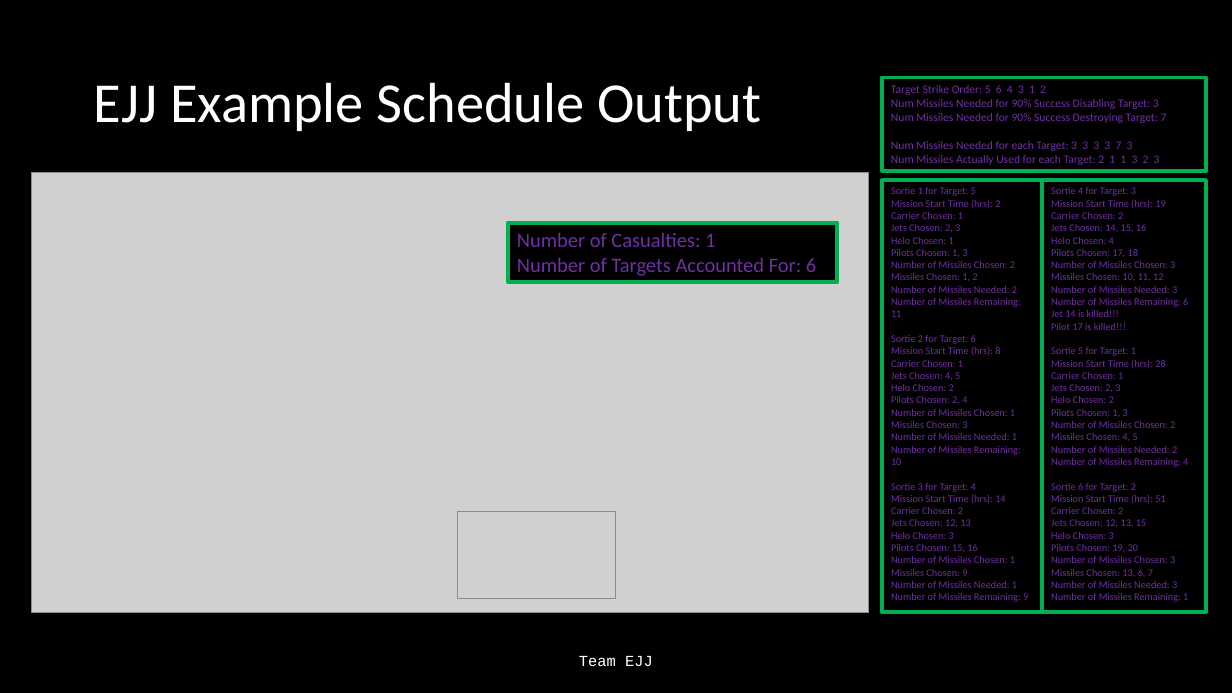
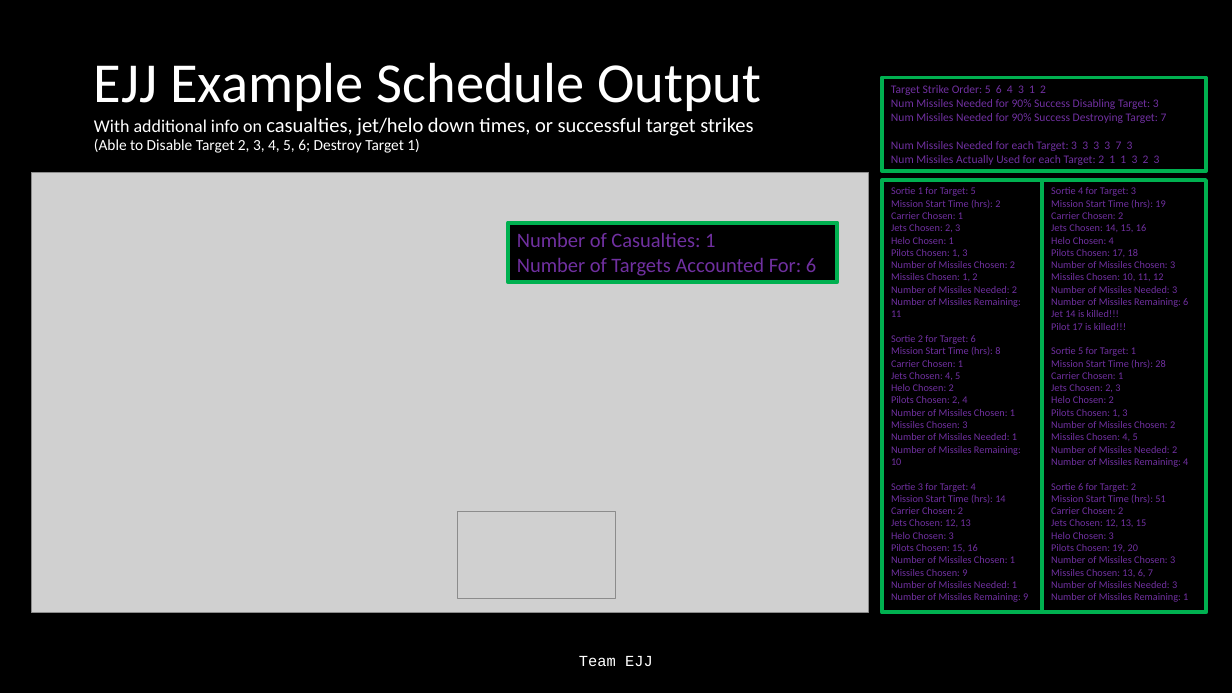
Before and after one commit to Jonathan805/RestrictedPlanning, a slide deck: slide 14 of TeamEJJ.pptx (slide 7 before the commit). Drawn at 1232x693 pixels with LibreOffice and Linux fonts; fonts in the diff are those of the drawing; grey boxes stand for pictures. Boxes give left, top, right and bottom in pixels: in the first picture for what was removed or moved away, otherwise in the second. Text is boxed around its words. In the diff, an @@ line names an element or a change of style, - is before the commit and + after.

```diff
--- a/TeamEJJ.pptx
+++ b/TeamEJJ.pptx
@@ title at (x1=94, y1=62, x2=761, y2=153): text changed; size 44 to 16 pt @@
-EJJ Example Schedule Output
+EJJ Example Schedule Output
+With additional info on casualties, jet/helo down times, or successful target strikes
+(Able to Disable Target 2, 3, 4, 5, 6; Destroy Target 1)
```
Also in this commit, not shown: 4 other slides changed, 1 slide added, 1 other file.
